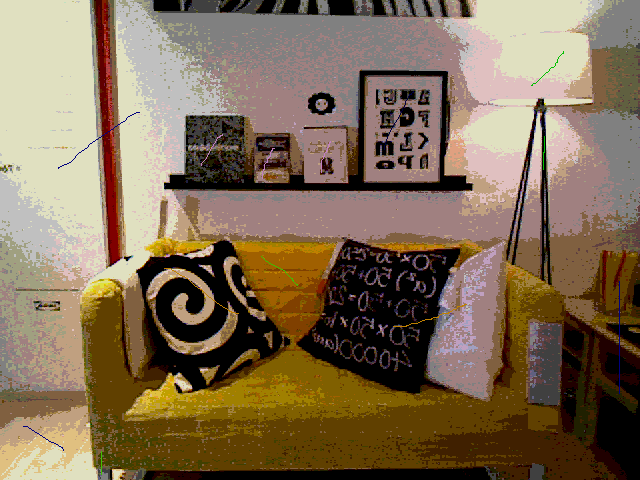
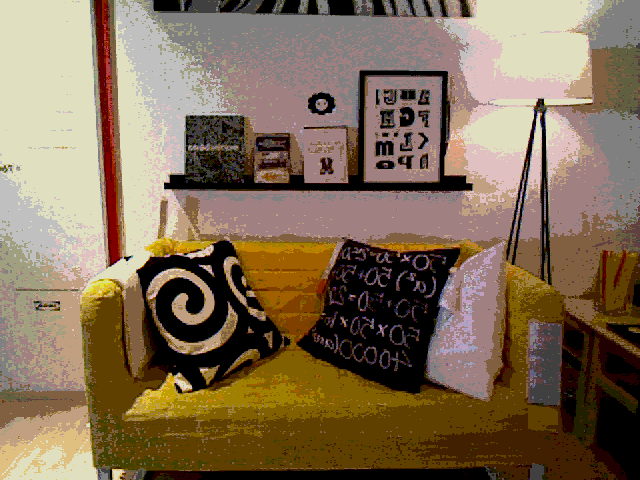
Two versions of the same layered image (640×480). Layer-by-layer changes:
removed layer "Layer #1" over box(23, 51, 620, 475)
